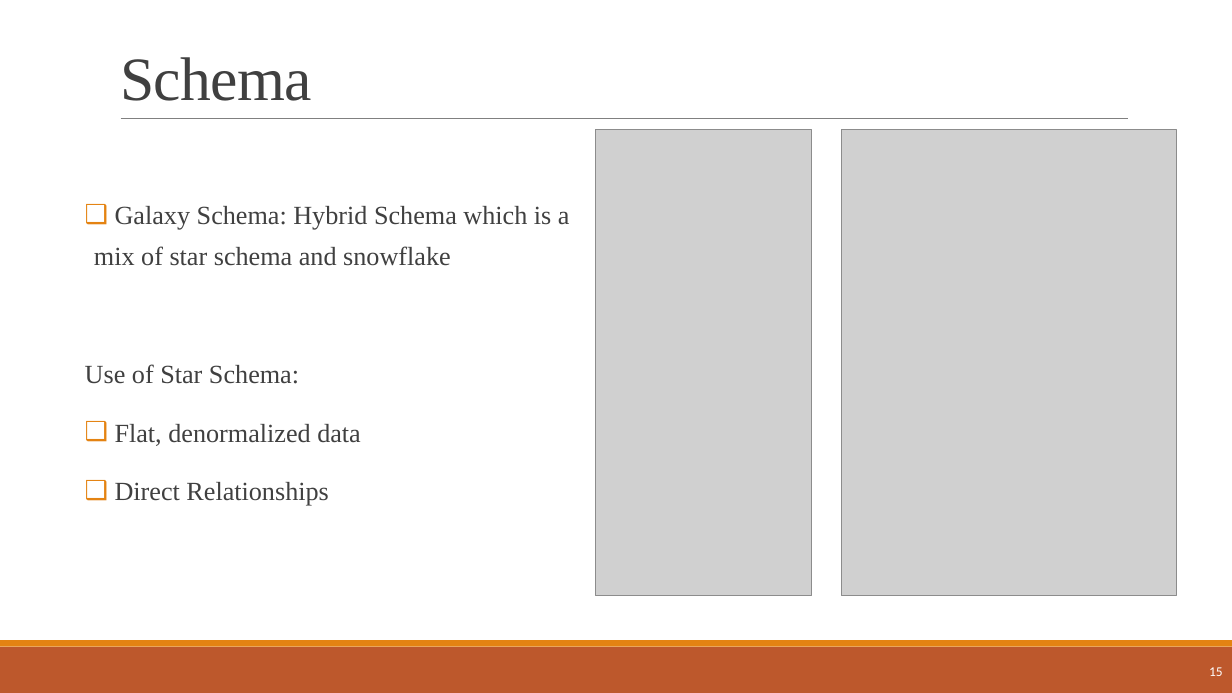
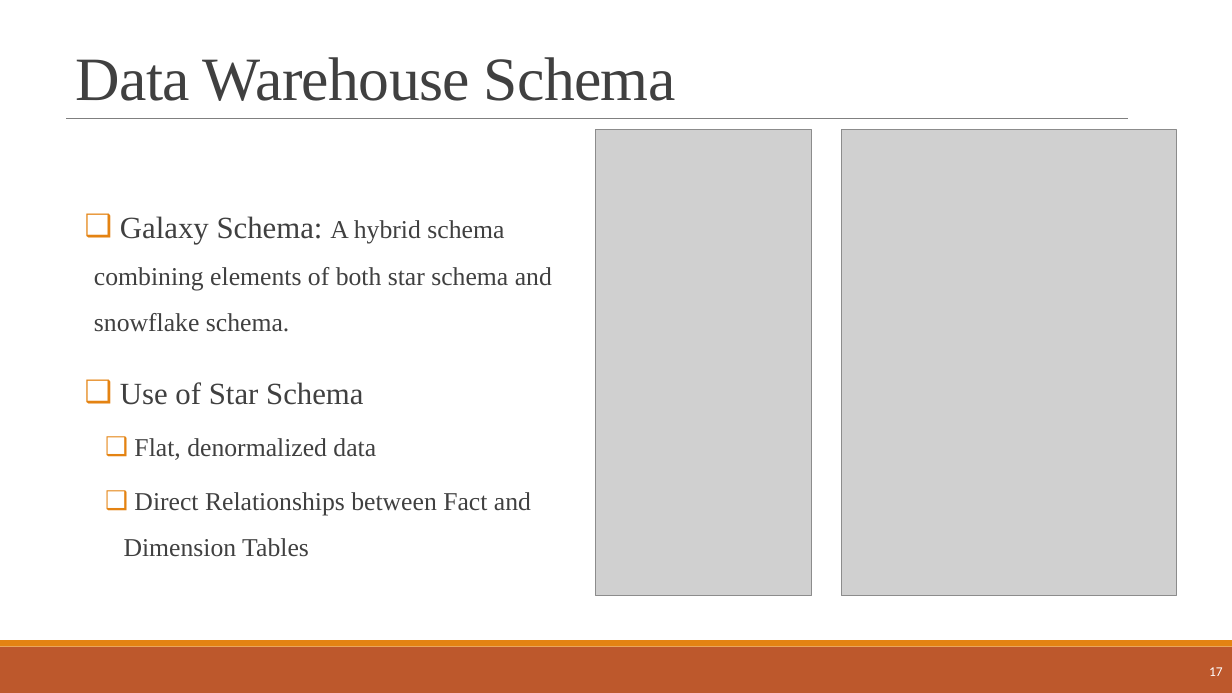
Before and after one commit to najeh-halawani/NBA-Data-Warehouse, a slide deck: slide 17 of presentation_Data_Management.pptx (slide 15 before the commit). Drawn at 1232x693 pixels with LibreOffice and Linux fonts; fonts in the diff are those of the drawing; grey boxes stand for pictures. Boxes give left, top, right and bottom in pixels: in the first picture for what was removed or moved away, otherwise in the second. Text is boxed around its words. In the diff, an @@ line names an element or a change of style, - is before the commit and + after.

```diff
--- a/presentation_Data_Management.pptx
+++ b/presentation_Data_Management.pptx
@@ title at bbox=[76, 57, 676, 101]: text changed @@
-Schema
+Data Warehouse Schema
@@ line added from (122, 118) to (67, 118), #7F7F7F 0.5 pt @@
@@ text at bbox=[94, 216, 552, 405]: text changed; size 20.4 to 20 pt @@
-❑ Galaxy Schema: Hybrid Schema which is a mix of star schema and snowflake
-Use of Star Schema:
+❑ Galaxy Schema: A hybrid schema combining elements of both star schema and snowflake schema.
+❑ Use of Star Schema
@@ text at bbox=[134, 438, 376, 460]: size 20.4 to 20 pt in "Flat, denormalized data"; list level 1 to 2 in "Flat, denormalized data"; line spacing 1.3 to 1.5 @@
@@ text at bbox=[124, 492, 531, 557]: text changed; size 20.4 to 20 pt @@
-❑ Direct Relationships
+  ❑ Direct Relationships between Fact and Dimension Tables
@@ page number at bbox=[1209, 667, 1223, 676]: text changed @@
-15
+17
```
Also in this commit, not shown: 15 other slides changed, 9 slides added, 1 slide removed, 4 other files.
